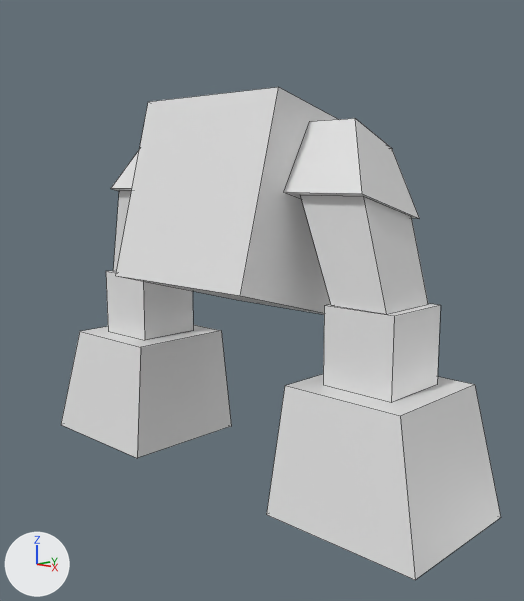
The Blender file monster.blend, before and after one commit.
Both versions are drawn from a 50 mm camera at (8.71, -8.81, 5.06) aimed at (-0.38, 0.67, 2.81). Lighting does not change. The marker at lower left points along +X, +Y and +Z. Mesh edges are drawn as thin lines.

In view in the first picture: 'Cube', 'leg.left.front.1', 'leg.left.front.2', 'leg.left.front.paw', 'leg.left.shoulder', 'leg.right.front.1', 'leg.right.front.2', 'leg.right.front.paw'.
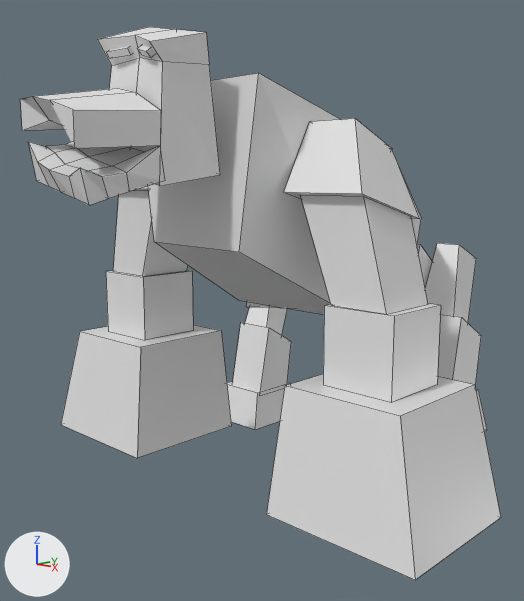
Commit message: roughly done except right leg back.

Changed parts and their boxes (x1, y1, x2, y2) in the pictures (524 x 601 px):
'Cube', moved, turned, rescaled
    before: (116, 87, 339, 314)
    after: (107, 46, 133, 59)
'torso.main', added
    after: (148, 73, 339, 314)
'head', added
    after: (97, 27, 220, 186)
'mouth.upper', added
    after: (20, 88, 161, 148)
'mouth.lower', added
    after: (29, 142, 164, 205)
'leg.left.back.004', added
    after: (232, 322, 291, 392)
'leg.left.back.2', added
    after: (425, 243, 476, 323)
'leg.left.back.1', added
    after: (437, 314, 481, 385)
'left.leg.back.paw.001', added
    after: (227, 381, 290, 430)
'leg.left.back.003', added
    after: (245, 307, 287, 335)
'torso.end', added
    after: (417, 244, 432, 287)
'torso.mid', added
    after: (246, 177, 421, 308)
'eye.left', added
    after: (138, 46, 155, 58)
'left.leg.back.paw', added
    after: (476, 389, 487, 431)
'leg.right.front.2', unchanged, uncovered by the edit
    before: (113, 191, 131, 272)
    after: (113, 191, 188, 276)

What changed in the scene script:
```text
Add me_cube_030:
    me_cube_030.from_pydata([(-1.0, -1.0, -1.85), (-1.0, -0.33, 1.5), (-1.0, 1.0, -1.85), (-1.0, 1.34, 0.53), (1.0, -1.0, -1.85), (1.0, -0.33, 1.5), (1.0, 1.0, -1.85), (1.0, 1.34, 0.53)], [], [(0, 1, 3, 2), (2, 3, 7, 6), (6, 7, 5, 4), (4, 5, 1, 0), (2, 6, 4, 0), (7, 3, 1, 5)])
Add me_cube_029:
    me_cube_029.from_pydata([(-1.0, -1.34, -1.0), (-1.0, -1.0, 0.46), (-1.0, 1.42, -1.0), (-1.0, 1.0, 0.46), (1.19, -1.34, -1.0), (1.0, -1.0, 0.46), (1.19, 1.42, -1.0), (1.0, 1.0, 0.46)], [], [(0, 1, 3, 2), (2, 3, 7, 6), (6, 7, 5, 4), (4, 5, 1, 0), (2, 6, 4, 0), (7, 3, 1, 5)])
Add me_cube_028:
    me_cube_028.from_pydata([(-1.0, -0.96, -1.04), (-1.0, -1.0, 1.0), (-1.0, 0.62, -1.12), (-1.0, 1.0, 1.0), (2.16, -0.96, -1.04), (1.0, -1.0, 1.0), (2.16, 0.62, -1.12), (1.0, 1.0, 1.0)], [], [(0, 1, 3, 2), (2, 3, 7, 6), (6, 7, 5, 4), (4, 5, 1, 0), (2, 6, 4, 0), (7, 3, 1, 5)])
Add me_cube_006:
    me_cube_006.from_pydata([(-1.0, -1.34, -0.87), (-1.0, -1.0, 0.75), (-1.0, -0.22, -1.17), (-1.0, 0.59, -0.5), (1.0, -1.34, -0.87), (1.0, -1.0, 0.75), (1.0, -0.22, -1.17), (1.0, 0.59, -0.5)], [], [(0, 1, 3, 2), (2, 3, 7, 6), (6, 7, 5, 4), (4, 5, 1, 0), (2, 6, 4, 0), (7, 3, 1, 5)])
Add me_cube_001:
    me_cube_001.from_pydata([(-1.34, -1.73, -1.47), (-1.33, -1.06, 1.48), (-0.96, 0.45, -1.63), (-0.79, 0.86, 0.24), (1.48, -1.86, -1.18), (1.54, -1.06, 1.56), (1.01, 0.45, -1.69), (1.01, 0.84, 0.28)], [], [(0, 1, 3, 2), (2, 3, 7, 6), (6, 7, 5, 4), (4, 5, 1, 0), (2, 6, 4, 0), (7, 3, 1, 5)])
Add me_cube_004_1:
    me_cube_004_1.from_pydata([(-0.67, -0.81, -0.55), (-1.01, -1.16, 1.07), (-1.0, 1.0, -1.0), (-1.0, 1.0, 1.0), (0.7, -0.83, -0.57), (0.98, -1.26, 1.04), (1.0, 1.0, -1.0), (1.0, 1.0, 1.0)], [], [(0, 1, 3, 2), (2, 3, 7, 6), (6, 7, 5, 4), (4, 5, 1, 0), (2, 6, 4, 0), (7, 3, 1, 5)])
Change ob_cube:
    ob_cube.location: (0.0, 0.1, 4.46) -> (-0.3, -2.3, 6.84)
    ob_cube.rotation_euler: (-0.262, 0.0, 0.0) -> (0.524, 0.0, 0.0209)  # degrees (-15, 0, 0) -> degrees (30, 0, 1.2)
    ob_cube.scale: (1.5, 1.5, 1.5) -> (0.25, 0.1, 0.05)
Add ob_leg_left_back_004:
    ob_leg_left_back_004 = bpy.data.objects.new('leg.left.back.004', me_cube_030)
    ob_leg_left_back_004.location = (-3.91, 4.24, 0.59)
    ob_leg_left_back_004.scale = (0.5, 0.5, 0.5)
Add ob_left_leg_back_paw_001:
    ob_left_leg_back_paw_001 = bpy.data.objects.new('left.leg.back.paw.001', me_cube_029)
    ob_left_leg_back_paw_001.location = (-3.98, 4.24, -0.51)
    ob_left_leg_back_paw_001.scale = (0.6, 0.6, 0.6)
Add ob_leg_left_back_003:
    ob_leg_left_back_003 = bpy.data.objects.new('leg.left.back.003', me_cube_028)
    ob_leg_left_back_003.location = (-4.2, 4.91, 1.78)
    ob_leg_left_back_003.rotation_euler = (-0.422, 0.0, 0.0)  # degrees (-24, 0, 0)
    ob_leg_left_back_003.scale = (0.25, 0.4, 0.75)
Add ob_leg_left_back_1:
    ob_leg_left_back_1 = bpy.data.objects.new('leg.left.back.1', me_cube_030.copy())
    ob_leg_left_back_1.location = (1.58, 3.72, 1.67)
    ob_leg_left_back_1.scale = (0.5, 0.5, 0.5)
Add ob_left_leg_back_paw:
    ob_left_leg_back_paw = bpy.data.objects.new('left.leg.back.paw', me_cube_029.copy())
    ob_left_leg_back_paw.location = (1.5, 3.73, 0.57)
    ob_left_leg_back_paw.scale = (0.6, 0.6, 0.6)
Add ob_leg_left_back_2:
    ob_leg_left_back_2 = bpy.data.objects.new('leg.left.back.2', me_cube_028.copy())
    ob_leg_left_back_2.location = (1.29, 4.4, 2.86)
    ob_leg_left_back_2.rotation_euler = (-0.422, 0.0, 0.0)  # degrees (-24, 0, 0)
    ob_leg_left_back_2.scale = (0.25, 0.4, 0.75)
Add ob_torso_end:
    ob_torso_end = bpy.data.objects.new('torso.end', me_cube_006)
    ob_torso_end.location = (-0.04, 4.81, 2.96)
Add ob_torso_mid:
    ob_torso_mid = bpy.data.objects.new('torso.mid', me_cube_001)
    ob_torso_mid.location = (-0.09, 3.03, 3.95)
Add ob_eye_left:
    ob_eye_left = bpy.data.objects.new('eye.left', me_cube_004.copy())  # the mesh of ob_cube
    ob_eye_left.location = (0.45, -2.41, 6.77)
    ob_eye_left.rotation_euler = (0.73, 0.22, -0.4)  # degrees (42, 13, -23)
    ob_eye_left.scale = (0.25, 0.1, 0.05)
Add ob_mouth_lower:
    ob_mouth_lower = bpy.data.objects.new('mouth.lower', me_cube_015)  # 40 vertices, 38 faces; spans x -1.05..1.09, y -1.14..1.0, z -1.03..1.37
    ob_mouth_lower.location = (-0.25, -2.87, 5.24)
    ob_mouth_lower.rotation_euler = (0.283, 0.168, -0.14)  # degrees (16, 9.6, -8)
    ob_mouth_lower.scale = (0.9, 0.6, 0.25)
Add ob_mouth_upper:
    ob_mouth_upper = bpy.data.objects.new('mouth.upper', me_cube_014)  # 16 vertices, 14 faces; spans x -0.99..1.06, y -1.11..1.06, z -1.21..1.37
    ob_mouth_upper.location = (-0.24, -2.98, 5.88)
    ob_mouth_upper.rotation_euler = (0.0646, 0.171, -0.14)  # degrees (3.7, 10, -8)
    ob_mouth_upper.scale = (0.9, 0.6, 0.25)
Add ob_head:
    ob_head = bpy.data.objects.new('head', me_cube_013)  # 18 vertices, 16 faces; spans x -0.95..1.05, y -1.07..0.93, z -0.85..1.02
    ob_head.location = (0.0, -2.0, 6.03)
    ob_head.rotation_euler = (0.157, 0.175, -0.14)  # degrees (9, 10, -8)
    ob_head.scale = (0.9, 0.5, 1.05)
Add ob_torso_main:
    ob_torso_main = bpy.data.objects.new('torso.main', me_cube_004_1)
    ob_torso_main.location = (0.0, 0.1, 4.46)
    ob_torso_main.rotation_euler = (-0.262, 0.0, 0.0)  # degrees (-15, 0, 0)
    ob_torso_main.scale = (1.5, 1.5, 1.5)
```
